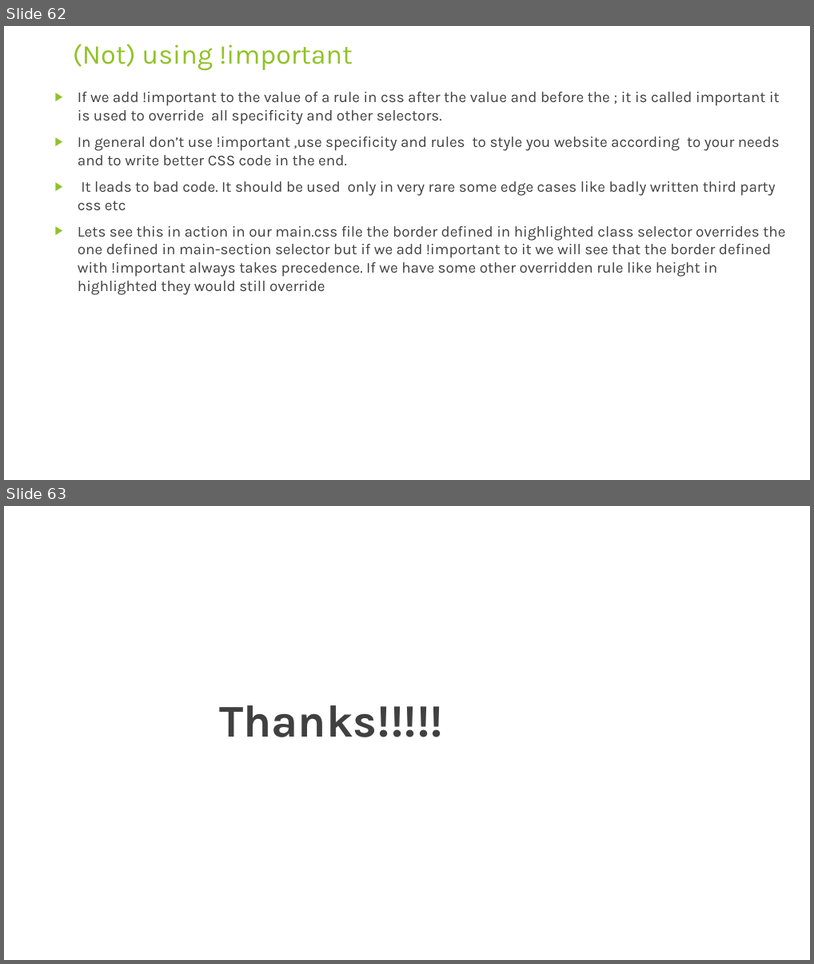
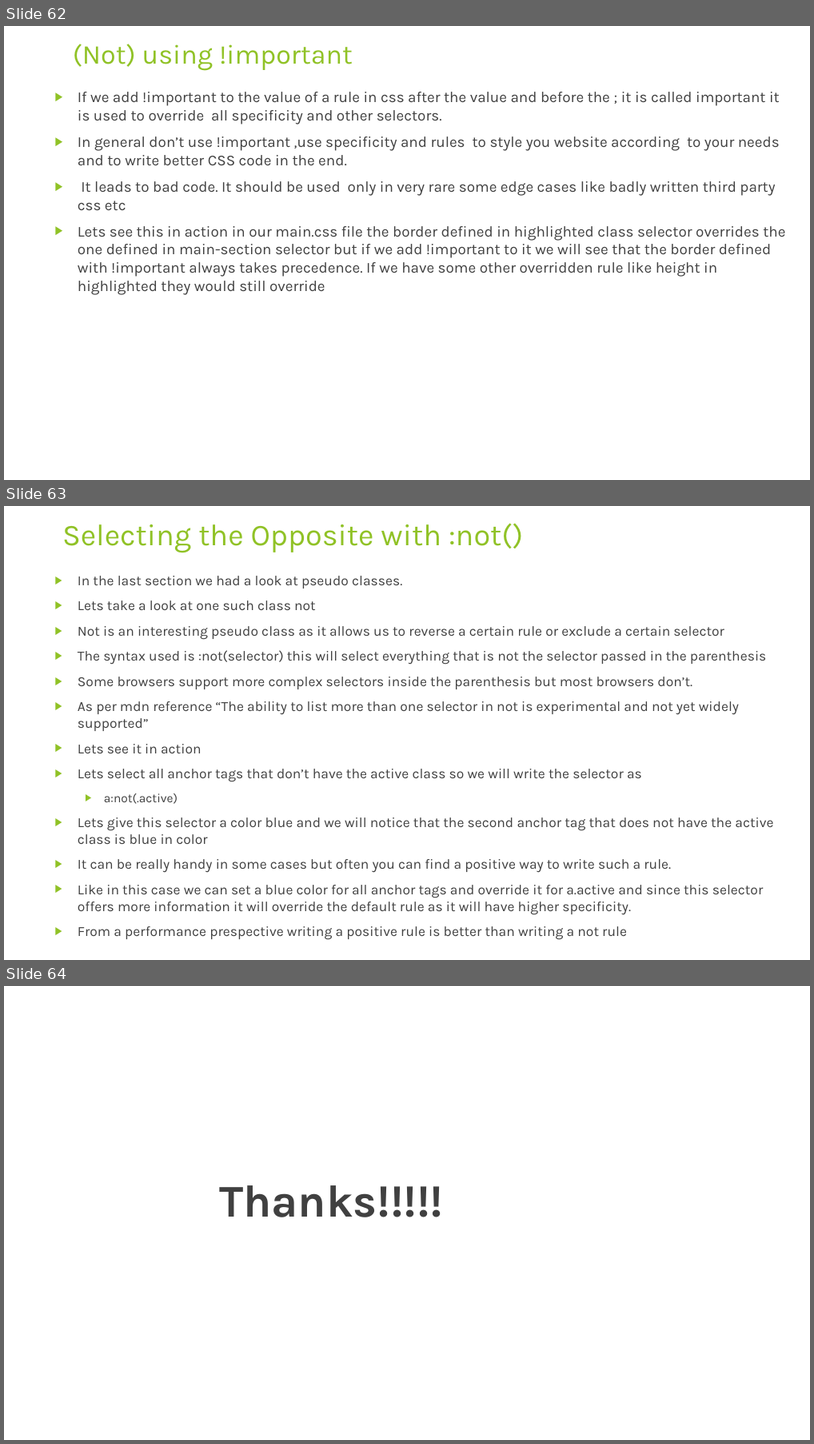
Before and after one commit to rudhrainfogain/CSS, a slide deck: PPT/Css-v4.pptx. Shown one above the other, each under a label of ours: slides 62 and 63 before the commit, slides 62, 63 and 64 after it. The pictures are 814x964 and 814x1444 pixels, drawn with LibreOffice and Linux fonts; fonts in the diff are those of the drawing. Boxes give left, top, right and bottom in pixels: in the first picture for what was removed or moved away, otherwise in the second. Text is boxed around its words. In the diff, an @@ line names an element or a change of style, - is before the commit and + after.

Commit message:
notPseudoClass

```diff
--- a/PPT/Css-v4.pptx
+++ b/PPT/Css-v4.pptx
@@ slide 63 added at bbox=[4, 506, 810, 960], background #FFFFFF @@
@@ title added at bbox=[62, 523, 523, 553], 36 pt, text #90C226 @@
+Selecting the Opposite with :not()
@@ text added at bbox=[78, 576, 774, 940], 16.6 pt, text #404040 @@
+▶ In the last section we had a look at pseudo classes.
+▶ Lets take a look at one such class not
+▶ Not is an interesting pseudo class as it allows us to reverse a certain rule or exclude a certain selector
+▶ The syntax used is :not(selector) this will select everything that is not the selector passed in the parenthesis
+▶ Some browsers support more complex selectors inside the parenthesis but most browsers don’t.
+▶ As per mdn reference “The ability to list more than one selector in not is experimental and not yet widely supported”
+▶ Lets see it in action
+▶ Lets select all anchor tags that don’t have the active class so we will write the selector as
+  ▶ a:not(.active)
+▶ Lets give this selector a color blue and we will notice that the second anchor tag that does not have the active class is blue in color
+▶ It can be really handy in some cases but often you can find a positive way to write such a rule.
+▶ Like in this case we can set a blue color for all anchor tags and override it for a.active and since this selector offers more information it will override the default rule as it will have higher specificity.
+▶ From a performance prespective writing a positive rule is better than writing a not rule
@@ what was slide 63 is now slide 64 @@
```
